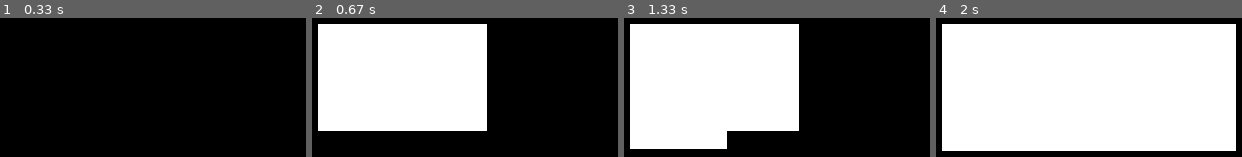
Above: before the commit, frames 1-4 (left to right).
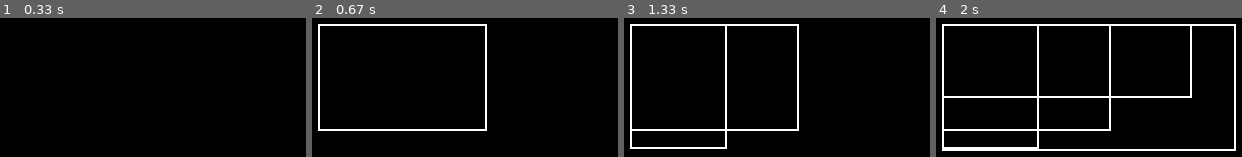
Above: after the commit, the same moments.

Repository: krabchik/PygameTasks
Game: pygame game, started from ctrl_z.py
The game is run twice, just before and just after one commit, with the same random seed, the same clock (stepped at 60 frames per second) and the same inputs.
Inputs (mouse positions are in pixels of both pictures, inside the frame that each line leads up to):
- Up to frame 1 (0.33 s): no input
- Up to frame 2 (0.67 s): press the mouse at (318, 23) at 0.37 s; move the mouse to (400, 76) at 0.47 s; release the mouse at (486, 130) at 0.6 s
- Up to frame 3 (1.33 s): tap Right Ctrl at 0.67 s; press the mouse at (630, 23) at 1.03 s; move the mouse to (679, 86) at 1.13 s; release the mouse at (728, 148) at 1.27 s
- Up to frame 4 (2 s): press the mouse at (942, 23) at 1.37 s; move the mouse to (1067, 61) at 1.47 s; release the mouse at (1193, 98) at 1.6 s; press the mouse at (942, 23) at 1.7 s; move the mouse to (1089, 87) at 1.8 s; release the mouse at (1235, 151) at 1.93 s

Frame 1 is identical in both runs. In frame 2, 40% of the frame differs, in the area x 2-57%, y 5-80%; in frame 3, 43%; in frame 4, 80%, in the area x 2-98%, y 5-95%.

Commit message:
ctrl_z.py ready to check

Diff:
--- a/ctrl_z.py
+++ b/ctrl_z.py
@@ -1,4 +1,5 @@
 import pygame
+
 
 class Rect:
     def __init__(self, posit1, posit2):
@@ -20,21 +21,26 @@
 rects = []
 while running:
     screen.fill((0, 0, 0))
-    for i in rects:
-        pygame.draw.rect(screen, pygame.Color('white'), pygame.Rect(i.get_coords(), i.get_size()))
+    keys = pygame.key.get_pressed()
     for event in pygame.event.get():
         if event.type == pygame.QUIT:
             running = False
         if event.type == pygame.MOUSEBUTTONDOWN:
             down = True
             pos1 = event.pos
-            pos2 = tuple([int(i) for i in pos1])
+            pos2 = pos1
         if event.type == pygame.MOUSEBUTTONUP:
             otzhata = True
         if event.type == pygame.MOUSEMOTION:
             pos2 = event.pos
+        if event.type == pygame.KEYDOWN:
+            if 1 in [keys[305], keys[306]] and event.key == pygame.K_z:
+                if rects:
+                    rects.pop()
+    for i in rects:
+        pygame.draw.rect(screen, pygame.Color('white'), pygame.Rect(i.get_coords(), i.get_size()), 2)
     if down:
-        pygame.draw.rect(screen, pygame.Color('white'), pygame.Rect(*pos1, pos2[0] - pos1[0], pos2[1] - pos1[1]))
+        pygame.draw.rect(screen, pygame.Color('white'), pygame.Rect(*pos1, pos2[0] - pos1[0], pos2[1] - pos1[1]), 2)
     if otzhata:
         otzhata = False
         down = False
